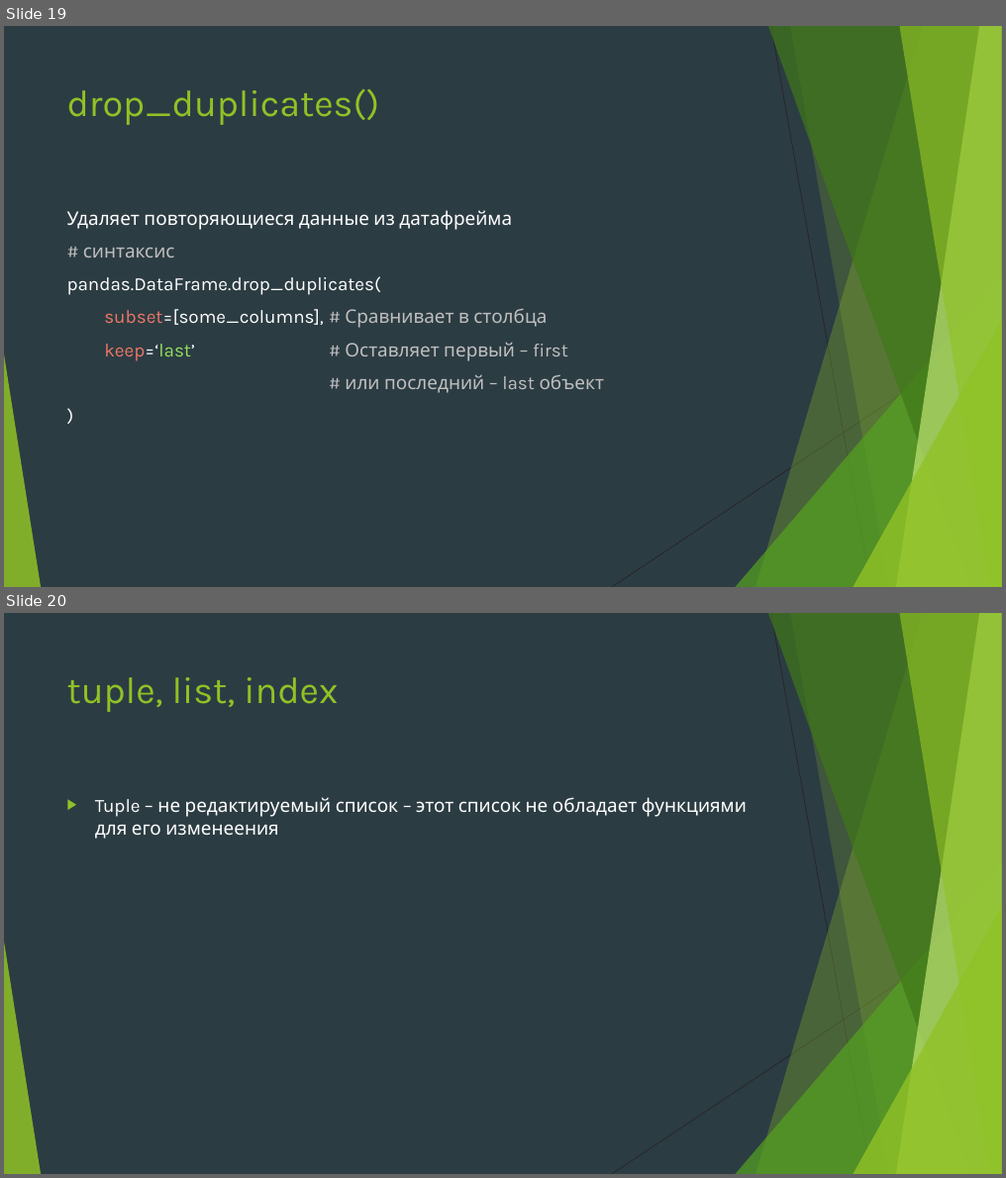
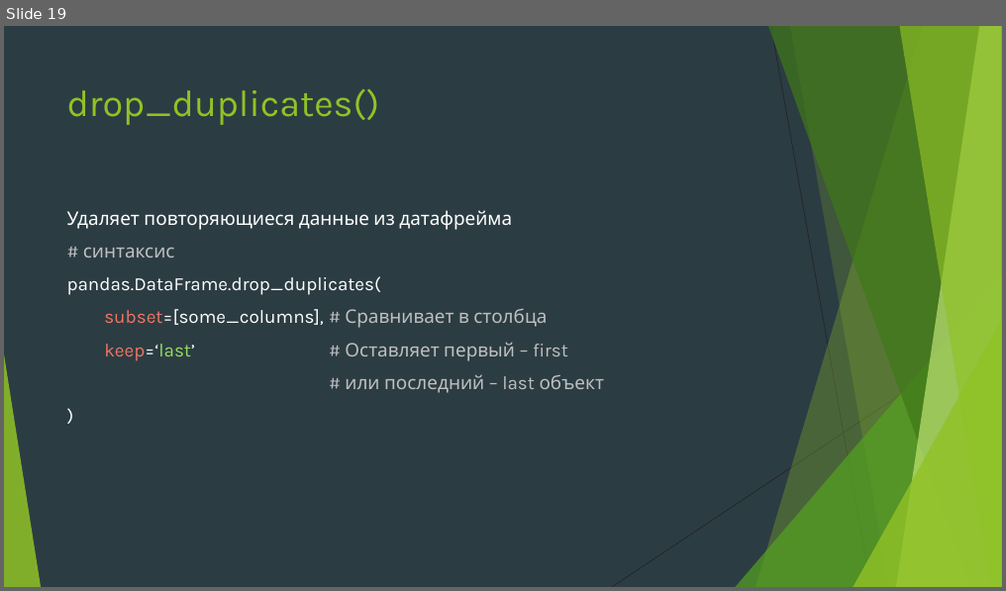
Before and after one commit to Yegor9151/for_corund, a slide deck: course_project_for_korund/ver 1.1/уроки/урок 7.pptx. Shown one above the other, each under a label of ours: slides 19 and 20 before the commit, slide 19 after it. The pictures are 1006x1178 and 1006x591 pixels, drawn with LibreOffice and Linux fonts; fonts in the diff are those of the drawing. Boxes give left, top, right and bottom in pixels: in the first picture for what was removed or moved away, otherwise in the second. Text is boxed around its words. In the diff, an @@ line names an element or a change of style, - is before the commit and + after.

```diff
--- a/course_project_for_korund/ver 1.1/уроки/урок 7.pptx
+++ b/course_project_for_korund/ver 1.1/уроки/урок 7.pptx
@@ slide 20 removed at (4,613,1002,1174), background #2C3C43; not listed: 10 template elements that a slide beside it also shows @@
@@ title removed at (67,677,338,712) @@
-tuple, list, index
@@ text removed at (95,797,746,839) @@
-▶ Tuple – не редактируемый список – этот список не обладает функциями для его изменеения
```
Also in this commit, not shown: 2 slides changed, 6 slides added.
